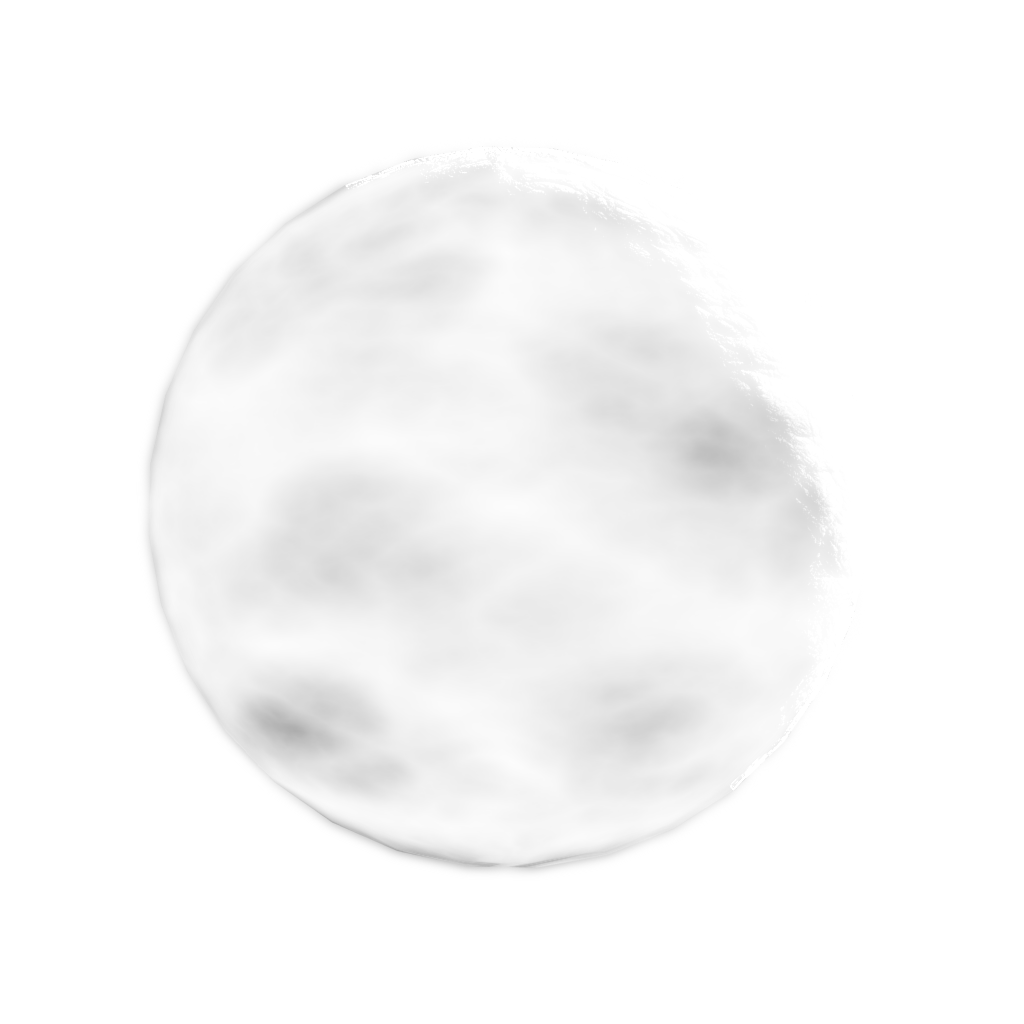
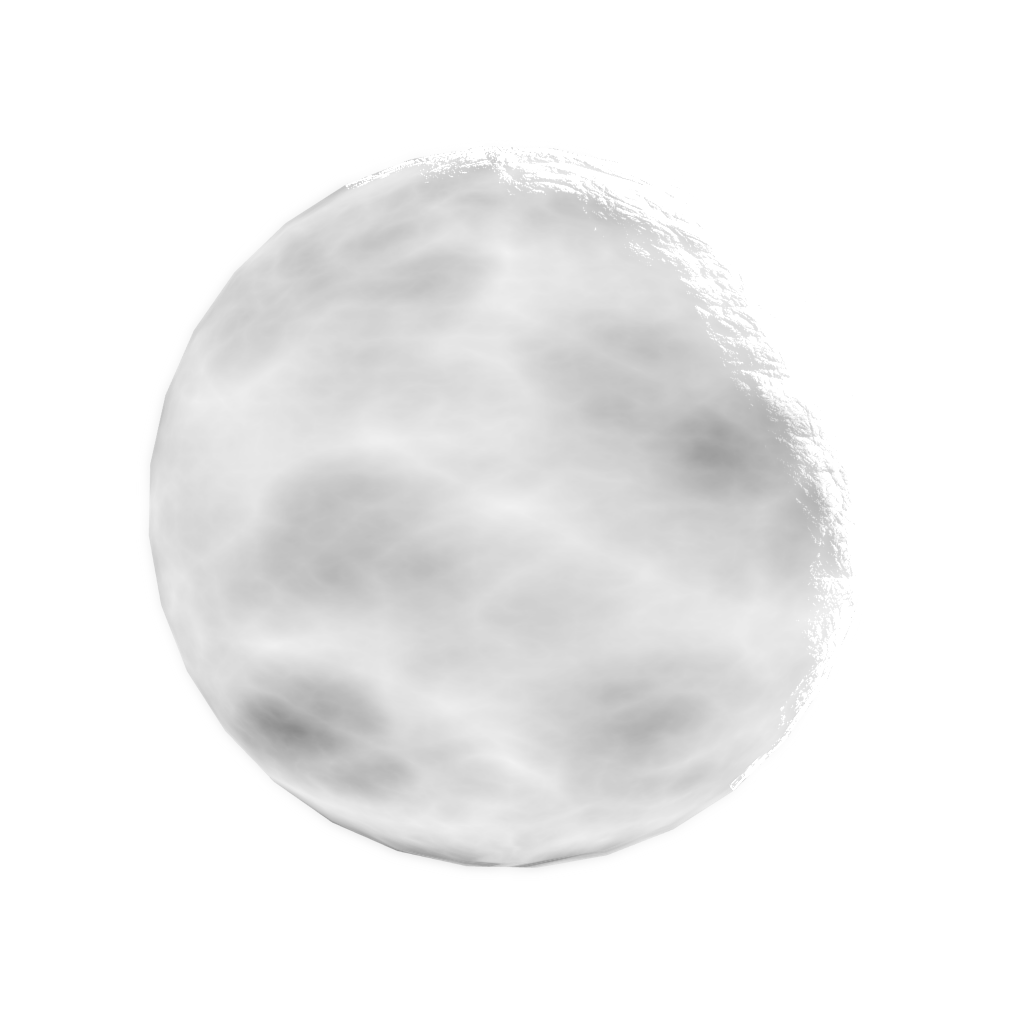
Before/after of a 1024x1024 layered artwork. What changed in the layer stack:
"Ebene 0 Kopie": opacity 100% → 50% over left=142, top=145, right=856, bottom=876
added layer "Ebene 2" above "Ebene 1" over left=142, top=145, right=856, bottom=876
